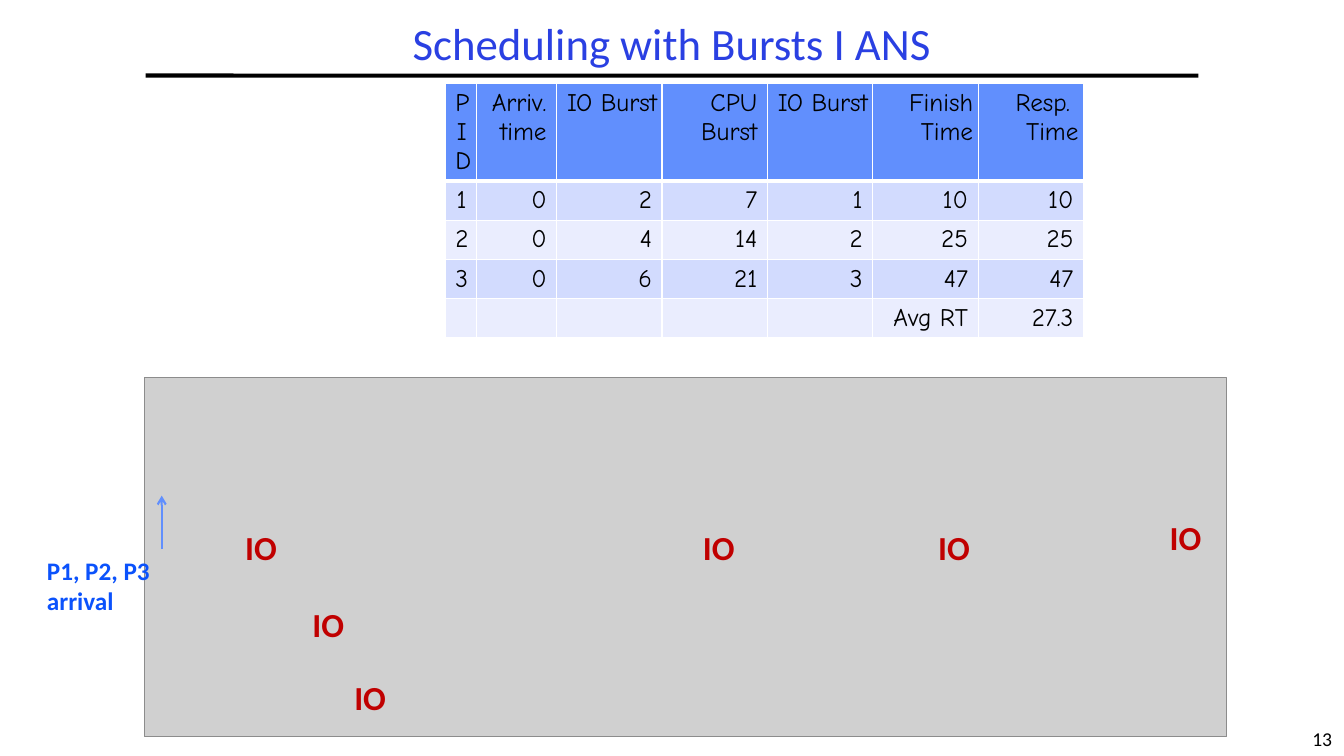
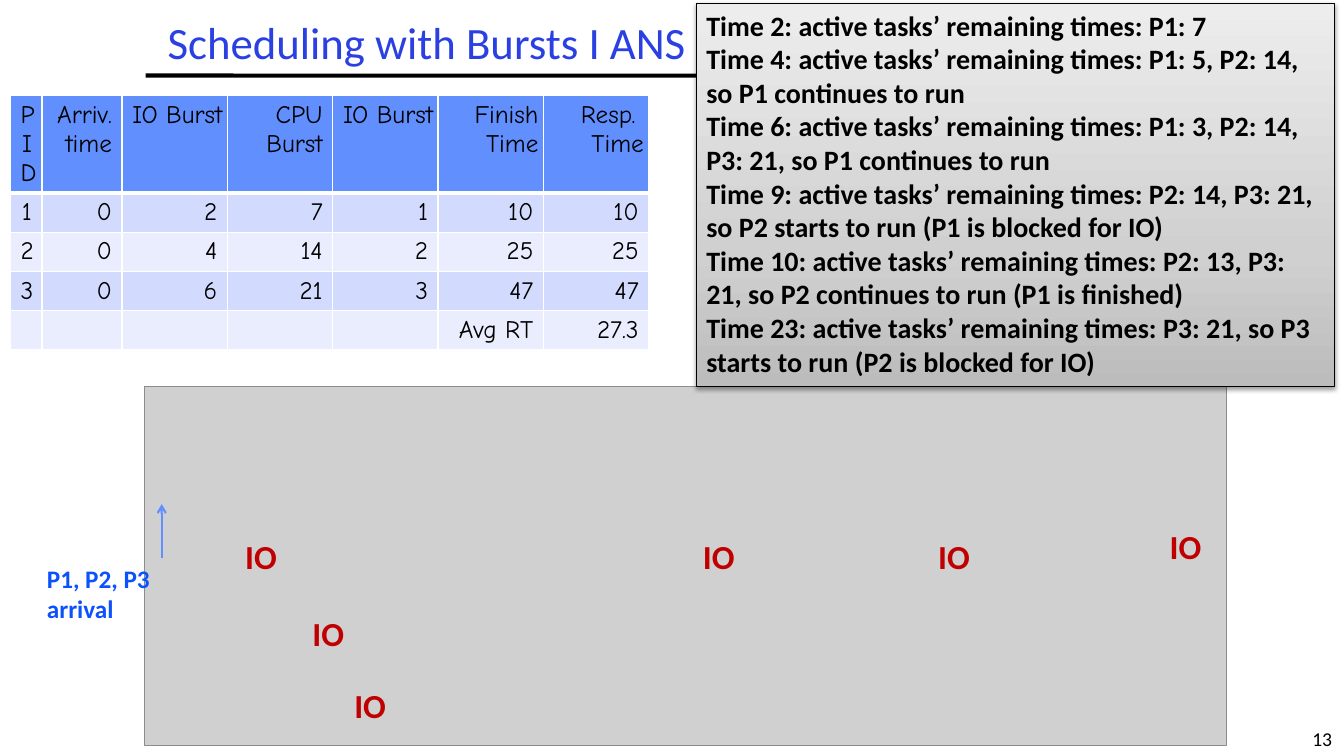
Before and after one commit to guhofstra/CSC256Fa25, a slide deck: slide 13 of PPTs/L5-Exercises ANS.pptx. Drawn at 1344x756 pixels with LibreOffice and Linux fonts; fonts in the diff are those of the drawing; grey boxes stand for pictures. Boxes give left, top, right and bottom in pixels: in the first picture for what was removed or moved away, otherwise in the second. Text is boxed around its words. In the diff, an @@ line names an element or a change of style, - is before the commit and + after.

```diff
--- a/PPTs/L5-Exercises ANS.pptx
+++ b/PPTs/L5-Exercises ANS.pptx
@@ title "Scheduling with Bursts I ANS": place and size @@
-title "Scheduling with Bursts I ANS" at [413,29,930,68]
+title "Scheduling with Bursts I ANS" at [168,28,685,67]
@@ rectangle added at [697,3,1335,386], fill gradient #BDBDBD to #D1D1D1 to #EEEEEE, outline #000000 0.75 pt, 20 pt, text #000000, bold @@
+Time 2: active tasks’ remaining times: P1: 7
+Time 4: active tasks’ remaining times: P1: 5, P2: 14, so P1 continues to run
+Time 6: active tasks’ remaining times: P1: 3, P2: 14, P3: 21, so P1 continues to run
+Time 9: active tasks’ remaining times: P2: 14, P3: 21, so P2 starts to run (P1 is blocked for IO)
+Time 10: active tasks’ remaining times: P2: 13, P3: 21, so P2 continues to run (P1 is finished)
+Time 23: active tasks’ remaining times: P3: 21, so P3 starts to run (P2 is blocked for IO)
@@ table: place and size @@
-table at [446,84,1086,346]
+table at [10,96,650,358]
@@ 7 texts, 1 picture, 1 arrow: place and size @@
-7 texts, 1 picture, 1 arrow at [47,378,1227,737]
+7 texts, 1 picture, 1 arrow at [47,386,1227,745]
```
Also in this commit, not shown: 6 other files.
